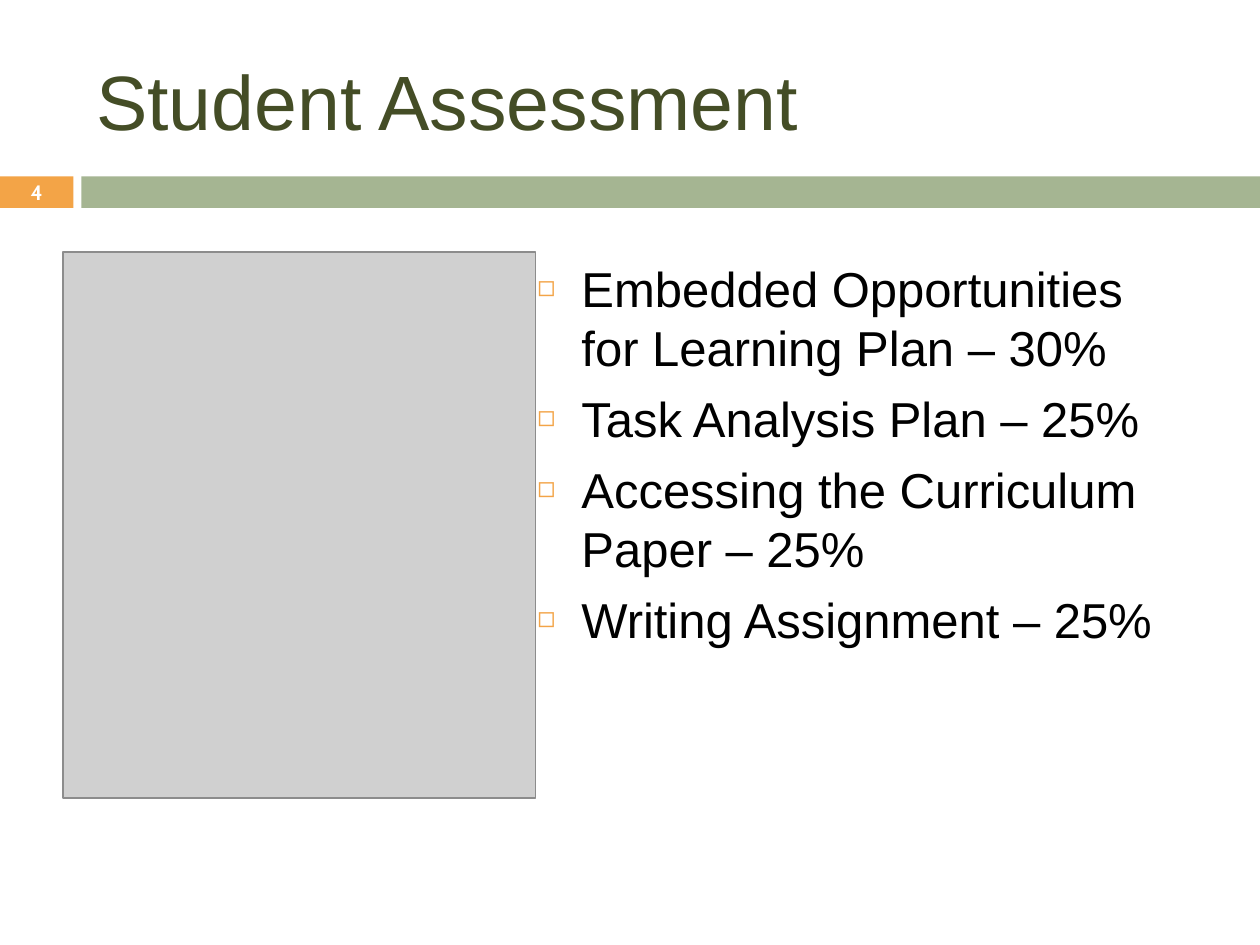
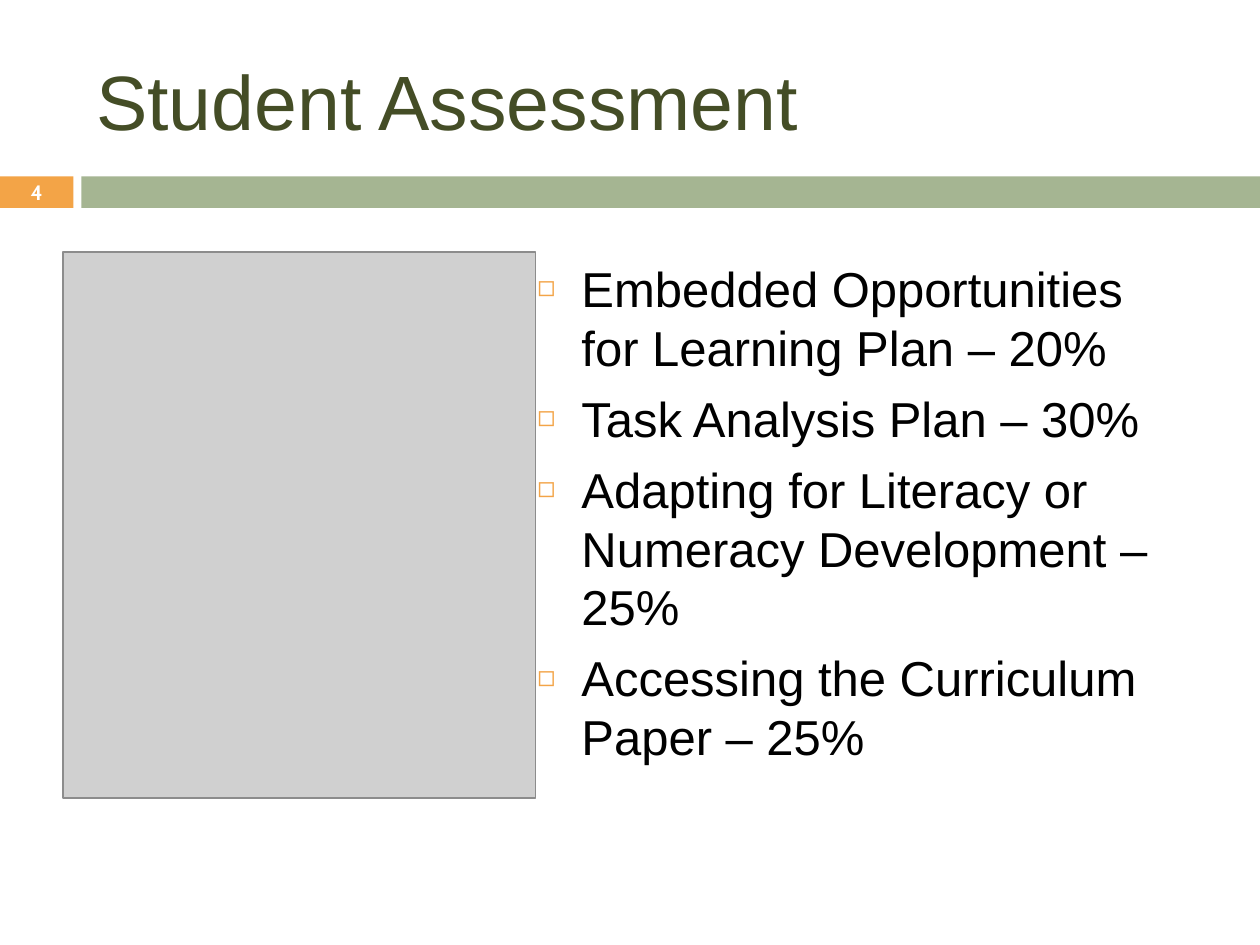
Before and after one commit to sar622/Sarthak-Nadkarni-s-Files, a slide deck: slide 4 of Accessing the Curriculum.pptx. Drawn at 1260x945 pixels with LibreOffice and Linux fonts; fonts in the diff are those of the drawing; grey boxes stand for pictures; background and template pictures are left out. Boxes give left, top, right and bottom in pixels: in the first picture for what was removed or moved away, otherwise in the second. Text is boxed around its words. In the diff, an @@ line names an element or a change of style, - is before the commit and + after.

```diff
--- a/Accessing the Curriculum.pptx
+++ b/Accessing the Curriculum.pptx
@@ text at (x1=581, y1=271, x2=1139, y2=626): text changed @@
-◻ Embedded Opportunities for Learning Plan – 30%
-◻ Task Analysis Plan – 25%
+◻ Embedded Opportunities for Learning Plan – 20%
+◻ Task Analysis Plan – 30%
+◻ Adapting for Literacy or Numeracy Development – 25%
@@ text at (x1=581, y1=602, x2=1152, y2=648): paragraph removed @@
-◻ Writing Assignment – 25%
```
Also in this commit, not shown: 1 other file.
